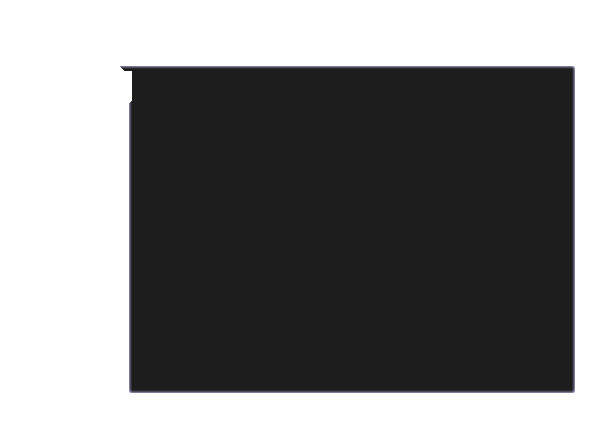
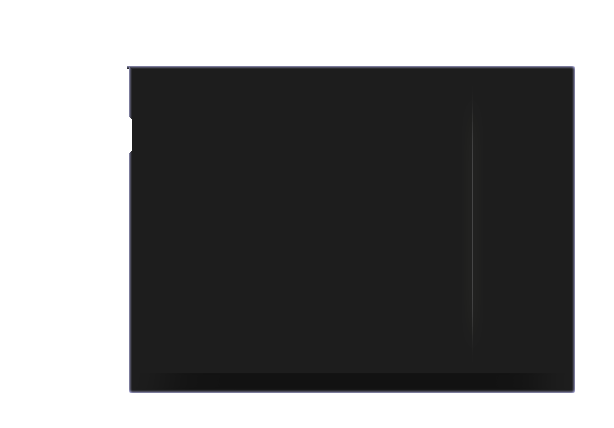
Before/after of a w=614, h=428 layered artwork. What changed in the layer stack:
added layer "Layer 6" (18%) above "Shape 1" over [466,95,479,352]
"Shape 1": opacity 100% → 37%, painted on it over [120,66,552,390]
added layer "Layer 5" above "Layer 2" over [127,67,552,390]
